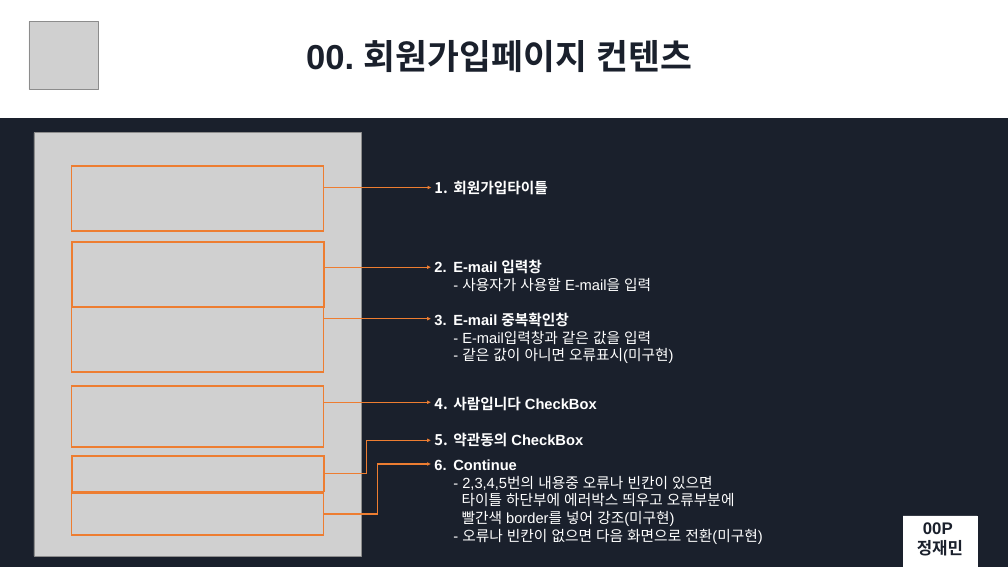
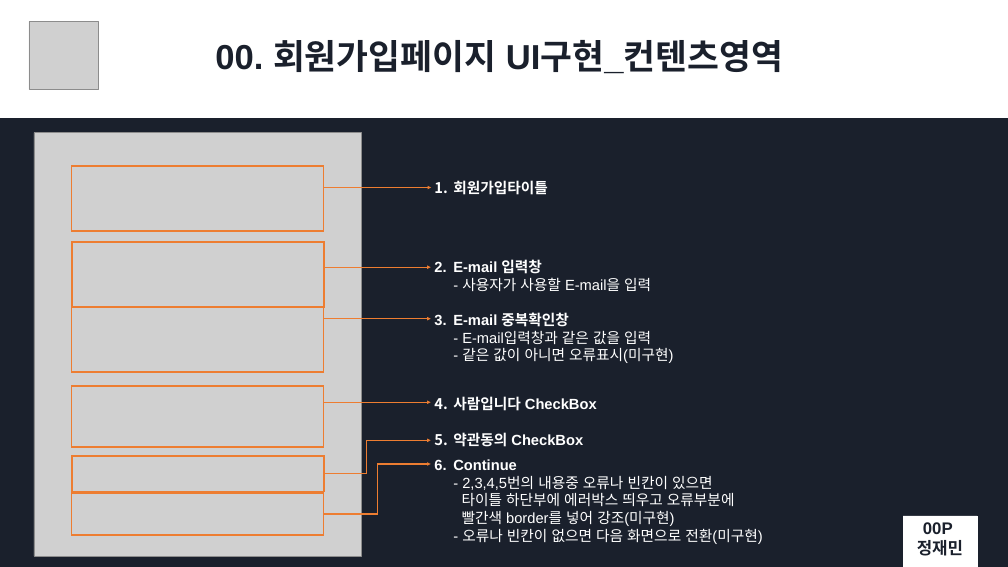
Before and after one commit to BIGDATA-UI-T3/Project, a slide deck: slide 2 of 회원가입페이지_정재민/3조 [모듈]UI구현_회원가입페이지_정재민.pptx. Drawn at 1008x567 pixels with LibreOffice and Linux fonts; fonts in the diff are those of the drawing; grey boxes stand for pictures. Boxes give left, top, right and bottom in pixels: in the first picture for what was removed or moved away, otherwise in the second. Text is boxed around its words. In the diff, an @@ line names an element or a change of style, - is before the commit and + after.

```diff
--- a/회원가입페이지_정재민/3조 [모듈]UI구현_회원가입페이지_정재민.pptx
+++ b/회원가입페이지_정재민/3조 [모듈]UI구현_회원가입페이지_정재민.pptx
@@ text in rectangle at (x1=215, y1=40, x2=783, y2=74): text changed @@
-00. 회원가입페이지 컨텐츠
+00. 회원가입페이지 UI구현_컨텐츠영역
```
Also in this commit, not shown: 1 slide added, 2 other files.
